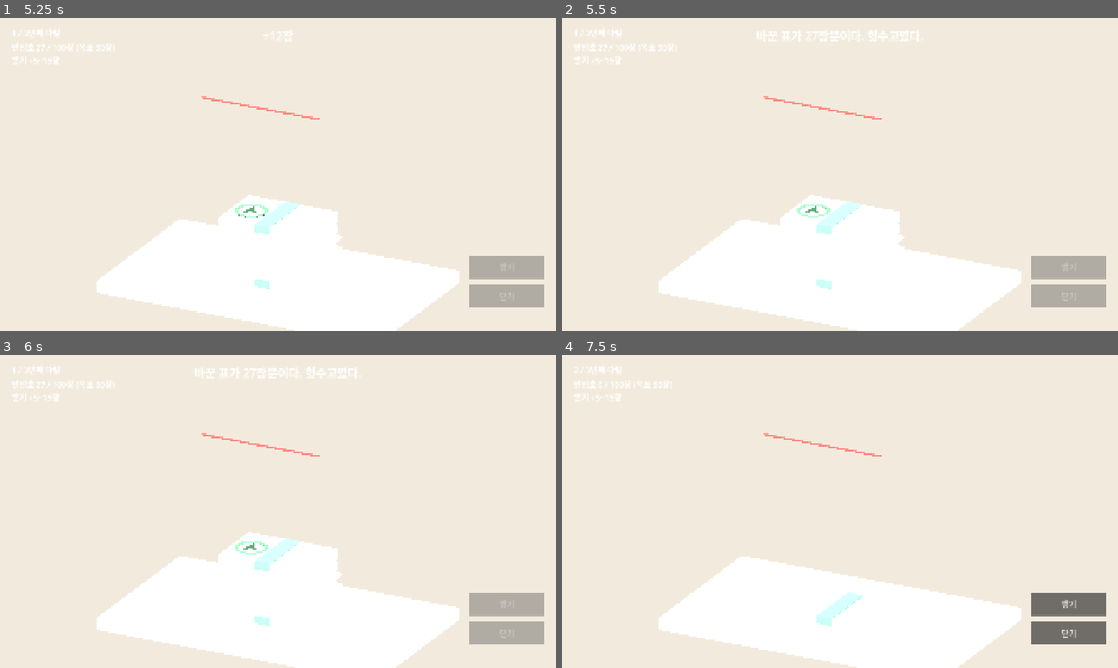
Above: before the commit, frames 1-4 (two rows, left to right).
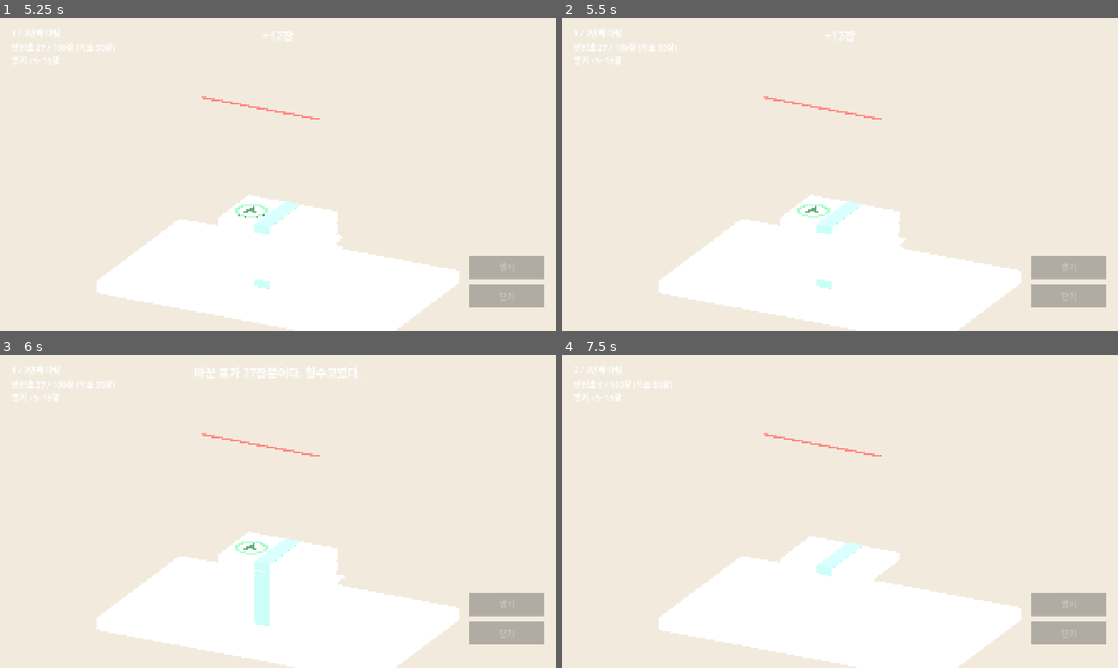
Above: after the commit, the same moments.

Repository: hahaha13791/mincho-game
Game: Godot game, scene res://minigames/sandwich_ballot/sandwich_ballot.tscn
The game is run twice, just before and just after one commit, with the same random seed, the same clock (stepped at 60 frames per second) and the same inputs. This scene is started directly instead of the project's main scene.
Inputs (mouse positions are in pixels of both pictures, inside the frame that each line leads up to):
- Up to frame 1 (5.25 s): click "닫기" at 0.5 s; click "시작" at 1.25 s; click "쌓기" at 2 s; tap Enter at 2.75 s; move the mouse to (400, 158) at 2.77 s; click (400, 158) at 2.92 s; click "쌓기" at 3.5 s; move the mouse to (166, 190) at 4.27 s; click (166, 190) at 4.42 s; click "닫기" at 5 s
- Up to frame 2 (5.5 s): no input
- Up to frame 3 (6 s): move the mouse to (333, 442) at 5.77 s; click (333, 442) at 5.92 s
- Up to frame 4 (7.5 s): tap Space at 6.5 s; move the mouse to (812, 574) at 6.52 s; click (812, 574) at 6.67 s; move the mouse to (1006, 558) at 7.27 s; click (1006, 558) at 7.42 s

Frame 1 is identical in both runs. In frame 2, 0.3% of the frame differs, in the area x 35-65%, y 3-74%; in frame 3, 0.4%; in frame 4, 4.1%, in the area x 39-98%, y 58-93%.

Commit message:
feat(sandwich_ballot): 다발을 닫으면 위·아래 띠지가 세로 띠로 이어져 묶임
- PaperStack.tie(): 앞뒤로 삐져나온 종이를 안으로 밀어 넣은 뒤, 앞뒷면 세로 띠지가 아래에서 위로 자라남

Co-Authored-By: Claude Opus 5.5 <noreply@anthropic.com>
Claude-Session: https://claude.ai/code/session_01Vwi6rniWjHWN2EhyiYoRbx

Diff:
--- a/minigames/sandwich_ballot/props/paper_stack.gd
+++ b/minigames/sandwich_ballot/props/paper_stack.gd
@@ -18,6 +18,7 @@
 var interval: float = 0.05 # 종이 사이 간격(초)
 
 var _top_y: float = 0.0
+var _floor_y: float = 0.0
 var _sheets: Array[Node3D] = []
 
 
@@ -26,6 +27,29 @@
 		c.queue_free()
 	_sheets.clear()
 	_top_y = floor_y
+	_floor_y = floor_y
+
+
+## 다발 완성: 위·아래 묶음의 띠지를 앞뒷면 세로 띠로 이어 묶는다(아래에서 위로 자라남)
+func tie() -> void:
+	var h: float = _top_y - _floor_y
+	# 띠지가 조이면서 앞뒤(z)로 삐져나온 종이를 안으로 밀어 넣는다(띠지를 뚫고 보이지 않게)
+	var loose: Array[Node3D] = _sheets.filter(func(s: Node3D) -> bool: return absf(s.position.z) > 0.04 or absf(s.rotation.y) > 0.03)
+	if not loose.is_empty(): # 빈 Tween은 에러라 밀 종이가 있을 때만
+		var squeeze: Tween = create_tween().set_parallel(true)
+		for s in loose:
+			squeeze.tween_property(s, "position:z", clampf(s.position.z, -0.04, 0.04), 0.12)
+			squeeze.tween_property(s, "rotation:y", clampf(s.rotation.y, -0.03, 0.03), 0.12)
+		await squeeze.finished
+	var t: Tween = create_tween().set_parallel(true)
+	for side in [1.0, -1.0]:
+		var pivot: Node3D = Node3D.new() # 밑면 기준으로 자라게
+		pivot.position = Vector3(0, _floor_y, side * (bundle_xz.y / 2.0 + 0.02))
+		pivot.scale.y = 0.001
+		add_child(pivot)
+		_add_box(pivot, Vector3(0.55, h, 0.02), Vector3(0, h / 2.0, 0), PALETTE.mincho)
+		t.tween_property(pivot, "scale:y", 1.0, 0.3).set_ease(Tween.EASE_OUT).set_trans(Tween.TRANS_QUAD)
+	await t.finished
 
 
 ## 민초 묶음을 한 덩어리로 툭 떨어뜨린다. 끝나면 돌아온다(await 가능)
--- a/minigames/sandwich_ballot/sandwich_ballot.gd
+++ b/minigames/sandwich_ballot/sandwich_ballot.gd
@@ -90,6 +90,7 @@
 	_state = State.ANIMATING
 	_refresh()
 	await _stack.add_bundle(true) # 위 민초 묶음도 확정
+	await _stack.tie()
 	match SandwichRules.evaluate(_sheets, CONFIG.bust_limit, CONFIG.gain_target):
 		SandwichRules.Outcome.OK:
 			_min_sheets = mini(_min_sheets, _sheets)
